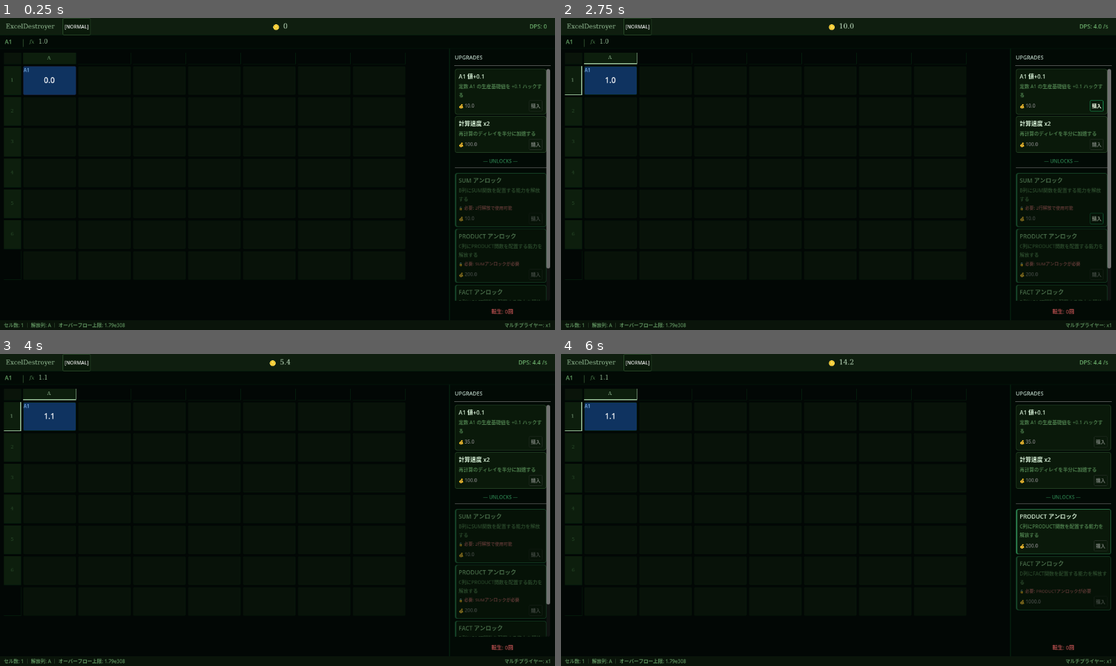
Above: before the commit, frames 1-4 (two rows, left to right).
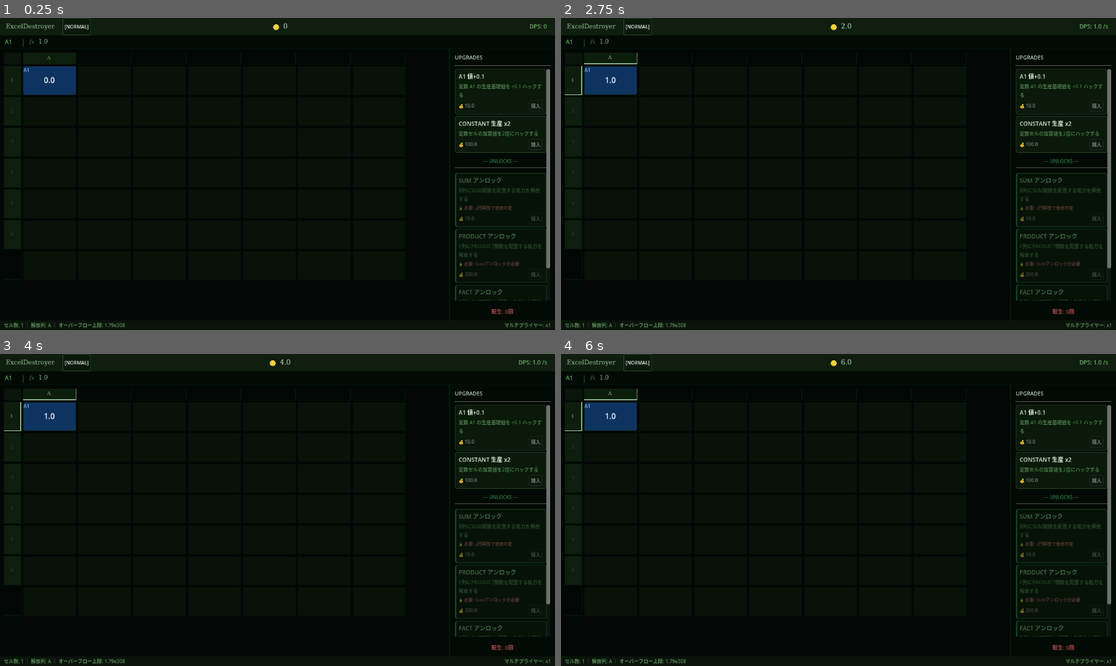
Above: after the commit, the same moments.

Repository: Avuorina/excel-destroyer
Game: Godot game, scene res://Main.tscn
Same seed, same stepped clock (60 frames per second), same inputs: the game is played once before the commit and once after it.
Inputs (mouse positions are in pixels of both pictures, inside the frame that each line leads up to):
- Up to frame 1 (0.25 s): no input
- Up to frame 2 (2.75 s): tap Enter at 0.5 s; move the mouse to (610, 80) at 0.52 s; click (610, 80) at 0.67 s; move the mouse to (666, 80) at 1.27 s; click (666, 80) at 1.42 s; move the mouse to (721, 80) at 2.02 s; click (721, 80) at 2.17 s
- Up to frame 3 (4 s): click (538, 441) at 2.75 s, where only the run before the commit has a clickable "購入"; move the mouse to (216, 416) at 3.52 s; click (216, 416) at 3.67 s
- Up to frame 4 (6 s): move the mouse to (832, 416) at 4.27 s; click (832, 416) at 4.42 s; move the mouse to (882, 416) at 5.02 s; click (882, 416) at 5.17 s; click (1099, 553) at 5.75 s, where only the run before the commit has a clickable "購入"

The runs differ from the first frame. In frame 1, 0.2% of the frame differs, in the area x 82-97%, y 32-38%; in frame 2, 0.4%; in frame 3, 0.3%; in frame 4, 2.2%, in the area x 8-100%, y 1-91%.

Commit message:
いったんここまで

Diff:
--- a/Main.gd
+++ b/Main.gd
@@ -3,7 +3,17 @@
 extends Control
 
 # --- ノード参照 ---
-@onready var calc_timer:         Timer          = $CalcTimer
+# --- 独立タイマー管理 ---
+var cell_timers: Dictionary = {}  # CellData.CellIntervalType -> Timer
+
+const BASE_INTERVALS: Dictionary = {
+	CellData.CellIntervalType.CONSTANT: 1.0,
+	CellData.CellIntervalType.SUM:      5.0,
+	CellData.CellIntervalType.PRODUCT:  15.0,
+	CellData.CellIntervalType.FACT:     60.0,
+	CellData.CellIntervalType.POWER:    120.0,
+	CellData.CellIntervalType.TOWER:    300.0,
+}
 @onready var value_display:      Label          = $UI/TopBar/HBox/ValueDisplay
 @onready var dps_display:        Label          = $UI/TopBar/HBox/DPSDisplay
 @onready var phase_label:        Label          = $UI/TopBar/HBox/PhaseLabel
@@ -37,10 +47,33 @@
 	"cell_value_a4": "定数 A4 の生産基礎値を +0.1 ハックする",
 	"cell_value_a5": "定数 A5 の生産基礎値を +0.1 ハックする",
 	"cell_value_a6": "定数 A6 の生産基礎値を +0.1 ハックする",
-	"recalc_speed": "再計算のディレイを半分に加速する",
 	"add_sum": "B列にSUM関数を配置する能力を解放する",
 	"add_product": "C列にPRODUCT関数を配置する能力を解放する",
-	"add_fact": "D列にFACT関数を配置する能力を解放する"
+	"add_fact": "D列にFACT関数を配置する能力を解放する",
+
+	"prod_constant_1": "定数セルの加算値を2倍にハックする",
+	"prod_constant_2": "定数セルの加算値を4倍にハックする",
+	"prod_constant_3": "定数セルの加算値を8倍にハックする",
+	"prod_constant_4": "定数セルの加算値を16倍にハックする",
+	"prod_constant_5": "定数セルの加算値を32倍にハックする",
+
+	"prod_sum_1": "SUM関数の加算値を2倍にハックする",
+	"prod_sum_2": "SUM関数の加算値を4倍にハックする",
+	"prod_sum_3": "SUM関数の加算値を8倍にハックする",
+	"prod_sum_4": "SUM関数の加算値を16倍にハックする",
+	"prod_sum_5": "SUM関数の加算値を32倍にハックする",
+
+	"prod_product_1": "PRODUCT関数の加算値を2倍にハックする",
+	"prod_product_2": "PRODUCT関数の加算値を4倍にハックする",
+	"prod_product_3": "PRODUCT関数の加算値を8倍にハックする",
+	"prod_product_4": "PRODUCT関数の加算値を16倍にハックする",
+	"prod_product_5": "PRODUCT関数の加算値を32倍にハックする",
+
+	"prod_fact_1": "FACT関数の加算値を2倍にハックする",
+	"prod_fact_2": "FACT関数の加算値を4倍にハックする",
+	"prod_fact_3": "FACT関数の加算値を8倍にハックする",
+	"prod_fact_4": "FACT関数の加算値を16倍にハックする",
+	"prod_fact_5": "FACT関数の加算値を32倍にハックする"
 }
 
 # 動的グリッド用キャッシュ
@@ -75,8 +108,6 @@
 	GameManager.upgrade_applied.connect(_on_upgrade_applied)
 	GameManager.phase_changed.connect(_on_phase_changed)
 
-	# タイマー接続
-	calc_timer.timeout.connect(_on_calc_timer_timeout)
 
 	# 転生パネルは初期非表示
 	prestige_panel.visible = false
@@ -278,11 +309,8 @@
 	if parent_container:
 		parent_container.resized.connect(_on_spreadsheet_resized)
 
-	# デバッグ用：今回だけ初期の計算速度を4倍速（1.0s -> 0.25s）にブースト
-	calc_timer.wait_time = 0.25
-
-	# タイマー開始
-	calc_timer.start()
+	# 独立関数タイマー群の初期化・起動
+	_setup_cell_timers()
 
 # --- メインループ（グリッチ判定）---
 func _process(delta: float) -> void:
@@ -293,9 +321,27 @@
 		if phase != GameManager.GamePhase.NORMAL:
 			_do_glitch_frame()
 
-# --- タイマーtick ---
-func _on_calc_timer_timeout() -> void:
-	GameManager.recalculate()
+# --- タイマー初期化・起動 ---
+func _setup_cell_timers() -> void:
+	# 既存タイマーをクリーンアップ
+	for t in cell_timers.values():
+		if is_instance_valid(t):
+			t.stop()
+			t.queue_free()
+	cell_timers.clear()
+
+	for cell_type in BASE_INTERVALS.keys():
+		var t := Timer.new()
+		t.name = "CellTimer_%s" % CellData.CellIntervalType.keys()[cell_type]
+		t.wait_time = BASE_INTERVALS[cell_type]
+		t.autostart = true
+		t.timeout.connect(_on_cell_timer_timeout.bind(cell_type))
+		add_child(t)
+		cell_timers[cell_type] = t
+
+# --- タイマー別実行間隔のタイムアウト（再計算＆コイン加算） ---
+func _on_cell_timer_timeout(cell_type: int) -> void:
+	GameManager.recalculate_for_type(cell_type)
 
 # --- セル更新 ---
 func _on_cells_updated() -> void:
@@ -317,10 +363,9 @@
 	# TopBar更新
 	value_display.text = GameManager.coins.to_display_string()
 
-	# 真のDPS（1秒あたりのコイン獲得量）＝ 1tickの獲得量 × (1.0 / タイマー間隔)
-	var ticks_per_second: float = 1.0 / calc_timer.wait_time
-	var real_dps: HugeNumber = GameManager.last_tick_gain.multiply(HugeNumber.from_float(ticks_per_second))
-	dps_display.text   = "DPS: " + real_dps.to_display_string() + " /s"
+	# 真のDPS（各独立タイマーの期待獲得コインの総和を算出）
+	var real_dps: HugeNumber = GameManager.calc_total_dps(cell_timers)
+	dps_display.text = "DPS: " + real_dps.to_display_string() + " /s"
 
 	# アップグレードボタンの有効/無効を毎tick更新
 	_update_upgrade_affordability()
@@ -342,6 +387,8 @@
 # --- 転生完了 ---
 func _on_prestige_done() -> void:
 	prestige_panel.visible = false
+	_setup_cell_timers()    # 独立タイマーを再初期化
+
 	_rebuild_spreadsheet()
 	_rebuild_upgrade_buttons()
 	_update_formula_bar()
@@ -353,8 +400,7 @@
 
 # --- アップグレード適用後 ---
 func _on_upgrade_applied(id: String) -> void:
-	if id == "recalc_speed":
-		calc_timer.wait_time = max(0.1, calc_timer.wait_time * 0.5)
+	pass
 
 # --- フェーズ変化 ---
 func _on_phase_changed(new_phase: GameManager.GamePhase) -> void:
@@ -621,6 +667,39 @@
 	_adjust_grid_dimensions()
 
 # ==============================================
+# 関数別生産倍率アップグレードの表示判定
+# ==============================================
+func _should_show_prod_upgrade(upg: Dictionary) -> bool:
+	var group: String = upg.get("group", "")
+	var tier: int = upg.get("tier", 1)
+
+	# 対応関数のアンロック条件
+	match group:
+		"prod_constant":
+			pass  # 常時表示
+		"prod_sum":
+			if not GameManager.is_purchased("add_sum"):
+				return false
+		"prod_product":
+			if not GameManager.is_purchased("add_product"):
+				return false
+		"prod_fact":
+			if not GameManager.is_purchased("add_fact"):
+				return false
+
+	# 前の段階が購入済みか（tier 1は常に表示）
+	if tier > 1:
+		var prev_id := group + "_%d" % (tier - 1)
+		if not GameManager.is_purchased(prev_id):
+			return false
+
+	# 自分自身が購入済みなら非表示（消滅UX）
+	if upg["purchased"] >= 1:
+		return false
+
+	return true
+
+# ==============================================
 # アップグレードボタン再構築
 # ==============================================
 func _rebuild_upgrade_buttons() -> void:
@@ -631,12 +710,16 @@
 	# 1. 通常カードの選別と描画
 	var normal_upgs: Array = []
 	for upg in GameManager.upgrades:
-		# すでに購入済みの1回限りアンロック系アップグレードカードはショップから完全に非表示にする！
+		# すでに購入済みの1回限りアップグレードカードはショップから完全に非表示にする！
 		if upg["max"] == 1 and upg["purchased"] >= 1:
 			continue
 
 		var is_unlock_card = upg["id"] in ["add_sum", "add_product", "add_fact"]
 		if not is_unlock_card:
+			# 新規：関数別の生産倍率アップグレード表示フィルタ
+			if upg.has("group") and not _should_show_prod_upgrade(upg):
+				continue
+
 			# 通常カードのロック条件判定
 			var is_locked := false
 			var lock_text := ""
--- a/scripts/CellData.gd
+++ b/scripts/CellData.gd
@@ -4,6 +4,7 @@
 
 enum CellType    { INPUT, FORMULA }
 enum FormulaType { SUM, PRODUCT, FACT, POWER, TOWER }
+enum CellIntervalType { CONSTANT, SUM, PRODUCT, FACT, POWER, TOWER }
 
 var cell_id: String       # "A1", "A2", "B1" など
 var cell_type: CellType
--- a/scripts/GameManager.gd
+++ b/scripts/GameManager.gd
@@ -33,6 +33,7 @@
 var prestige_count: int = 0
 var prestige_multiplier: float = 1.0
 var is_num_error: bool = false
+var _is_recalculating: bool = false
 var max_columns: int = 1 # 初期は A列 のみ (1列)
 var max_rows: int = 1    # 初期は 1行 のみ (1行)
 var column_cost_base: float = 200.0
@@ -47,10 +48,37 @@
 	{ "id": "cell_value_a4", "label": "A4 値+0.1",    "cost_base": 2000.0, "purchased": 0, "max": 99, "cost_scale": 3.5 },
 	{ "id": "cell_value_a5", "label": "A5 値+0.1",    "cost_base": 10000.0,"purchased": 0, "max": 99, "cost_scale": 3.5 },
 	{ "id": "cell_value_a6", "label": "A6 値+0.1",    "cost_base": 50000.0,"purchased": 0, "max": 99, "cost_scale": 3.5 },
-	{ "id": "recalc_speed",  "label": "計算速度 x2",   "cost_base": 100.0,  "purchased": 0, "max": 5,  "cost_scale": 6.0 },
 	{ "id": "add_sum",       "label": "SUM アンロック",     "cost_base": 10.0,   "purchased": 0, "max": 1,  "cost_scale": 1.0 },
 	{ "id": "add_product",   "label": "PRODUCT アンロック", "cost_base": 200.0,  "purchased": 0, "max": 1,  "cost_scale": 1.0 },
 	{ "id": "add_fact",      "label": "FACT アンロック",    "cost_base": 1000.0, "purchased": 0, "max": 1,  "cost_scale": 1.0 },
+
+	# CONSTANT 生産x2（5段階）
+	{ "id": "prod_constant_1", "label": "CONSTANT 生産 x2",   "group": "prod_constant", "tier": 1, "cost_base": 100.0,      "max": 1, "purchased": 0 },
+	{ "id": "prod_constant_2", "label": "CONSTANT 生産 x4",   "group": "prod_constant", "tier": 2, "cost_base": 1000.0,     "max": 1, "purchased": 0 },
+	{ "id": "prod_constant_3", "label": "CONSTANT 生産 x8",   "group": "prod_constant", "tier": 3, "cost_base": 10000.0,    "max": 1, "purchased": 0 },
+	{ "id": "prod_constant_4", "label": "CONSTANT 生産 x16",  "group": "prod_constant", "tier": 4, "cost_base": 100000.0,   "max": 1, "purchased": 0 },
+	{ "id": "prod_constant_5", "label": "CONSTANT 生産 x32",  "group": "prod_constant", "tier": 5, "cost_base": 1000000.0,  "max": 1, "purchased": 0 },
+
+	# SUM 生産x2（5段階）- SUMアンロック後に出現
+	{ "id": "prod_sum_1", "label": "SUM 生産 x2",   "group": "prod_sum", "tier": 1, "cost_base": 500.0,      "max": 1, "purchased": 0 },
+	{ "id": "prod_sum_2", "label": "SUM 生産 x4",   "group": "prod_sum", "tier": 2, "cost_base": 5000.0,     "max": 1, "purchased": 0 },
+	{ "id": "prod_sum_3", "label": "SUM 生産 x8",   "group": "prod_sum", "tier": 3, "cost_base": 50000.0,    "max": 1, "purchased": 0 },
+	{ "id": "prod_sum_4", "label": "SUM 生産 x16",  "group": "prod_sum", "tier": 4, "cost_base": 500000.0,   "max": 1, "purchased": 0 },
+	{ "id": "prod_sum_5", "label": "SUM 生産 x32",  "group": "prod_sum", "tier": 5, "cost_base": 5000000.0,  "max": 1, "purchased": 0 },
+
+	# PRODUCT 生産x2（5段階）- PRODUCTアンロック後に出現
+	{ "id": "prod_product_1", "label": "PRODUCT 生産 x2",  "group": "prod_product", "tier": 1, "cost_base": 5000.0,      "max": 1, "purchased": 0 },
+	{ "id": "prod_product_2", "label": "PRODUCT 生産 x4",  "group": "prod_product", "tier": 2, "cost_base": 50000.0,     "max": 1, "purchased": 0 },
+	{ "id": "prod_product_3", "label": "PRODUCT 生産 x8",  "group": "prod_product", "tier": 3, "cost_base": 500000.0,    "max": 1, "purchased": 0 },
+	{ "id": "prod_product_4", "label": "PRODUCT 生産 x16", "group": "prod_product", "tier": 4, "cost_base": 5000000.0,   "max": 1, "purchased": 0 },
+	{ "id": "prod_product_5", "label": "PRODUCT 生産 x32", "group": "prod_product", "tier": 5, "cost_base": 50000000.0,  "max": 1, "purchased": 0 },
+
+	# FACT 生産x2（5段階）- FACTアンロック後に出現
+	{ "id": "prod_fact_1", "label": "FACT 生産 x2",  "group": "prod_fact", "tier": 1, "cost_base": 50000.0,     "max": 1, "purchased": 0 },
+	{ "id": "prod_fact_2", "label": "FACT 生産 x4",  "group": "prod_fact", "tier": 2, "cost_base": 500000.0,    "max": 1, "purchased": 0 },
+	{ "id": "prod_fact_3", "label": "FACT 生産 x8",  "group": "prod_fact", "tier": 3, "cost_base": 5000000.0,   "max": 1, "purchased": 0 },
+	{ "id": "prod_fact_4", "label": "FACT 生産 x16", "group": "prod_fact", "tier": 4, "cost_base": 50000000.0,  "max": 1, "purchased": 0 },
+	{ "id": "prod_fact_5", "label": "FACT 生産 x32", "group": "prod_fact", "tier": 5, "cost_base": 500000000.0, "max": 1, "purchased": 0 },
 ]
 
 func _ready() -> void:
@@ -86,9 +114,11 @@
 			cell_order.append(id)
 
 # --- 再計算（Timerのtimeoutで呼ばれる） ---
+# --- スプレッドシート全体の表示値更新（コイン加算なし・ループ防御つき） ---
 func recalculate() -> void:
-	if is_num_error:
+	if _is_recalculating or is_num_error:
 		return
+	_is_recalculating = true
 
 	# Step1: InputCell → display_value = raw_value
 	for id in cell_order:
@@ -100,7 +130,7 @@
 	for id in cell_order:
 		var c: CellData = cells[id]
 		if c.cell_type == CellData.CellType.FORMULA:
-			c.display_value  = FormulaEngine.calculate(c, cells)
+			c.display_value = FormulaEngine.calculate(c, cells)
 
 	# Step3: current_max = すべての数式（FORMULA）セルの合計 ＋ すべての定数（A列）セルの合計
 	var total_sum: HugeNumber = HugeNumber.new(0.0, 0)
@@ -114,17 +144,130 @@
 			total_sum = total_sum.add(cells[a_id].display_value)
 	current_max = total_sum
 
-	# Step4: コイン加算（current_max × prestige_multiplier / tick）
-	var tick_gain: HugeNumber = current_max.multiply(HugeNumber.from_float(prestige_multiplier))
-	coins = coins.add(tick_gain)
-	last_tick_gain = tick_gain  # DPS表示用に保持
-
-	# Step6: オーバーフロー判定
+	# オーバーフロー判定
 	if current_max.is_overflow(overflow_limit) and not is_num_error:
 		is_num_error = true
+		_is_recalculating = false
 		emit_signal("num_error_triggered")
+		return
+
+	emit_signal("cells_updated")
+	_is_recalculating = false
+
+# --- 指定されたタイマー型セルのみの再計算 ＆ コイン加算（ループ防御つき） ---
+func recalculate_for_type(cell_type: int) -> void:
+	if _is_recalculating or is_num_error:
+		return
+	_is_recalculating = true
+
+	# Step1: 全セルの表示値を最新状態に更新（スプレッドシートの参照連鎖を保つため必須）
+	for id in cell_order:
+		var c: CellData = cells[id]
+		if c.cell_type == CellData.CellType.INPUT:
+			c.display_value = c.raw_value
+
+	for id in cell_order:
+		var c: CellData = cells[id]
+		if c.cell_type == CellData.CellType.FORMULA:
+			c.display_value = FormulaEngine.calculate(c, cells)
+
+	# Step2: 今回のタイマー型（cell_type）に該当するセルのみの表示値を集計
+	var gain_base := HugeNumber.new(0.0, 0)
+	for id in cell_order:
+		var c: CellData = cells[id]
+		if _get_cell_interval_type(c) == cell_type:
+			gain_base = gain_base.add(c.display_value)
+
+	# 新規：関数別の生産倍率の適用
+	var multiplier := 1.0
+	match cell_type:
+		CellData.CellIntervalType.CONSTANT:
+			multiplier = get_prod_multiplier("prod_constant")
+		CellData.CellIntervalType.SUM:
+			multiplier = get_prod_multiplier("prod_sum")
+		CellData.CellIntervalType.PRODUCT:
+			multiplier = get_prod_multiplier("prod_product")
+		CellData.CellIntervalType.FACT:
+			multiplier = get_prod_multiplier("prod_fact")
+
+	gain_base = gain_base.multiply(HugeNumber.from_float(multiplier))
+
+	# Step3: current_max = すべての数式（FORMULA）セルの合計 ＋ すべての定数（A列）セルの合計
+	var total_sum: HugeNumber = HugeNumber.new(0.0, 0)
+	for id in cell_order:
+		var c: CellData = cells[id]
+		if c.cell_type == CellData.CellType.FORMULA:
+			total_sum = total_sum.add(c.display_value)
+	for r in range(1, max_rows + 1):
+		var a_id = "A%d" % r
+		if cells.has(a_id):
+			total_sum = total_sum.add(cells[a_id].display_value)
+	current_max = total_sum
+
+	# Step4: 該当する収益があればコイン加算
+	if not gain_base.is_zero():
+		var tick_gain: HugeNumber = gain_base.multiply(HugeNumber.from_float(prestige_multiplier))
+		coins = coins.add(tick_gain)
+		last_tick_gain = tick_gain  # 最新の加算量を保持
+
+	# Step5: オーバーフロー判定
+	if current_max.is_overflow(overflow_limit) and not is_num_error:
+		is_num_error = true
+		_is_recalculating = false
+		emit_signal("num_error_triggered")
+		return
+
+	# 値加算に関わらずスプレッドシート画面更新のためシグナル発火
+	emit_signal("cells_updated")
+	_is_recalculating = false
+
+# --- セルがどのタイマー型（CellIntervalType）に属するかを返す ---
+func _get_cell_interval_type(c: CellData) -> int:
+	if c.cell_type == CellData.CellType.INPUT:
+		return CellData.CellIntervalType.CONSTANT
 	else:
-		emit_signal("cells_updated")
+		match c.formula_type:
+			CellData.FormulaType.SUM:     return CellData.CellIntervalType.SUM
+			CellData.FormulaType.PRODUCT: return CellData.CellIntervalType.PRODUCT
+			CellData.FormulaType.FACT:    return CellData.CellIntervalType.FACT
+			CellData.FormulaType.POWER:   return CellData.CellIntervalType.POWER
+			CellData.FormulaType.TOWER:   return CellData.CellIntervalType.TOWER
+			_:                            return CellData.CellIntervalType.CONSTANT
+
+# --- 各タイマーのwait_timeを元に、1秒あたりの期待獲得コイン（真のDPS）を算出 ---
+func calc_total_dps(cell_timers: Dictionary) -> HugeNumber:
+	var total := HugeNumber.new(0.0, 0)
+	for cell_type in cell_timers.keys():
+		var timer: Timer = cell_timers[cell_type]
+		if not is_instance_valid(timer) or timer.wait_time <= 0.0:
+			continue
+
+		# 該当するセルの表示値合計を算出
+		var gain_base := HugeNumber.new(0.0, 0)
+		for id in cell_order:
+			var c: CellData = cells[id]
+			if _get_cell_interval_type(c) == cell_type:
+				gain_base = gain_base.add(c.display_value)
+
+		# 新規：関数別の生産倍率の適用
+		var multiplier := 1.0
+		match cell_type:
+			CellData.CellIntervalType.CONSTANT:
+				multiplier = get_prod_multiplier("prod_constant")
+			CellData.CellIntervalType.SUM:
+				multiplier = get_prod_multiplier("prod_sum")
+			CellData.CellIntervalType.PRODUCT:
+				multiplier = get_prod_multiplier("prod_product")
+			CellData.CellIntervalType.FACT:
+				multiplier = get_prod_multiplier("prod_fact")
+
+		gain_base = gain_base.multiply(HugeNumber.from_float(multiplier))
+
+		# 1秒あたりの期待値 = 合計値 / wait_time
+		var dps_part = gain_base.multiply(HugeNumber.from_float(1.0 / timer.wait_time))
+		total = total.add(dps_part)
+
+	return total.multiply(HugeNumber.from_float(prestige_multiplier))
 
 # --- アップグレード購入 ---
 func apply_upgrade(id: String) -> bool:
@@ -187,9 +330,6 @@
 				var c: CellData = cells["A6"]
 				c.raw_value = c.raw_value.add(HugeNumber.new(0.1, 0))
 
-		"recalc_speed":
-			# Timerの速度変更はMain.gdで upgrade_applied シグナルを受けて行う
-			pass
 
 		"add_sum":
 			# 右クリックでのアンロック条件フラグ。購入効果は pass
@@ -237,6 +377,21 @@
 
 	emit_signal("prestige_done")
 
+# --- アップグレードが購入済みかどうか（段階数1以上）を返す ---
+func is_purchased(id: String) -> bool:
+	for upg in upgrades:
+		if upg["id"] == id:
+			return upg["purchased"] >= 1
+	return false
+
+# --- 指定グループの購入済み段階数から倍率を返す ---
+func get_prod_multiplier(group: String) -> float:
+	var count := 0
+	for upg in upgrades:
+		if upg.get("group", "") == group and upg["purchased"] >= 1:
+			count += 1
+	return pow(2.0, count)  # 0段階=x1, 1段階=x2, 2段階=x4...
+
 # --- アップグレードのコスト取得（UI表示用） ---
 func get_upgrade_cost(id: String) -> HugeNumber:
 	for upg in upgrades:
